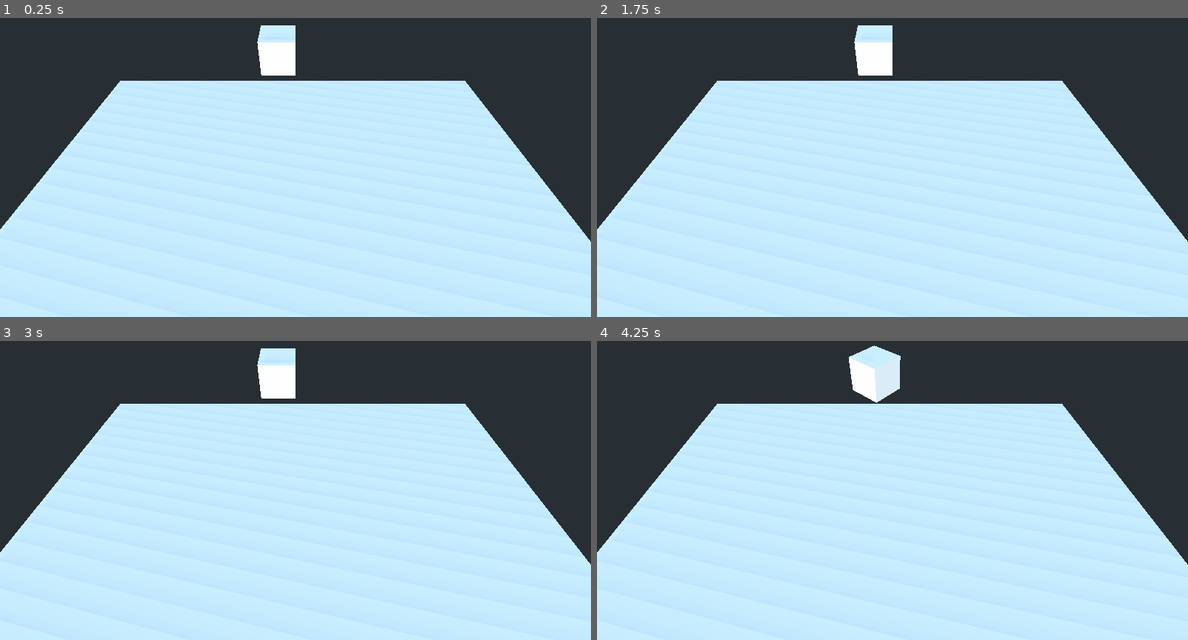
Above: before the commit, frames 1-4 (two rows, left to right).
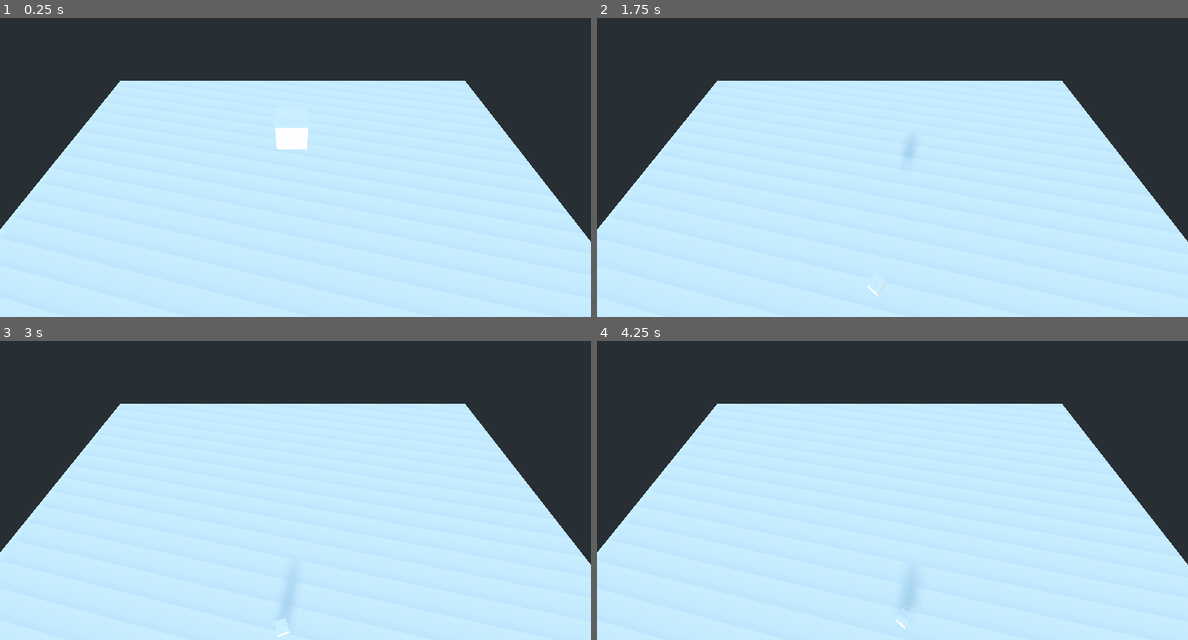
Above: after the commit, the same moments.

Repository: HelmetBugg/BioTank
Game: Godot game, scene res://Main.tscn
The game is run twice, just before and just after one commit, with the same random seed, the same clock (stepped at 60 frames per second) and the same inputs.
Inputs:
- Up to frame 1 (0.25 s): no input
- Up to frame 2 (1.75 s): hold D (turn_right) 0.53-1.28 s; hold S (reverse) from 1.28 s (still down)
- Up to frame 3 (3 s): release S (reverse) at 2.03 s; hold D (turn_right) 2.03-2.78 s; hold W (forward) from 2.78 s (still down)
- Up to frame 4 (4.25 s): release W (forward) at 3.53 s; hold A (turn_left) from 3.53 s (still down)

The runs differ from the first frame. In frame 1, 1.4% of the frame differs, in the area x 43-53%, y 2-44%; in frame 2, 1.1%; in frame 3, 1.1%; in frame 4, 1.4%.

Commit message:
found a tutorial that fixed all of our problems

Diff:
--- a/Main.tscn
+++ b/Main.tscn
@@ -20,7 +20,7 @@
 mesh = SubResource( 2 )
 
 [node name="Player" parent="." instance=ExtResource( 1 )]
-transform = Transform( 1, 0, 0, 0, 1, 0, 0, 0, 1, 0, 5.45356, 0 )
+transform = Transform( 1, 0, 0, 0, 1, 0, 0, 0, 1, 0.374476, 3.59282, 0.953744 )
 
 [node name="Camera" type="Camera" parent="."]
 transform = Transform( 1, 0, 0, 0, 0.660631, 0.750711, 0, -0.750711, 0.660631, 0.490927, 9.01541, 6.72495 )
--- a/Player.gd
+++ b/Player.gd
@@ -1,26 +1,25 @@
 extends KinematicBody
 
-export var speed = 14
-export var fall_acceleration = 75
+export var gravity = Vector3.DOWN * 10
+export var speed = 4
+export var rot_speed = 0.85
+
 var velocity = Vector3.ZERO
 
 func _physics_process(delta):
+	velocity += gravity * delta
+	get_input(delta)
+	velocity = move_and_slide(velocity, Vector3.UP)
 
-	var direction = Vector3.ZERO
+func get_input(delta):
+	var vy = velocity.y
+	velocity = Vector3.ZERO
+	if Input.is_action_pressed("forward"):
+		velocity += -transform.basis.z * speed
+	if Input.is_action_pressed("reverse"):
+		velocity += transform.basis.z * speed
 	if Input.is_action_pressed("turn_right"):
-		rotate_y(deg2rad(1))
+		rotate_y(-rot_speed * delta)
 	if Input.is_action_pressed("turn_left"):
-		rotate_y(deg2rad(-1))
-	if Input.is_action_pressed("forward"):
-		direction.z += 1
-	if Input.is_action_pressed("reverse"):
-		direction.z -= 1
-	if direction != Vector3.ZERO:
-		direction = direction.normalized()
-		$Pivot.look_at(translation + direction, Vector3.UP)
-
-	#velocity.x = direction.x * speed
-	#velocity.z = direction.z * speed
-	velocity.y -= fall_acceleration * delta
-	velocity += Vector3(sin(rotation.y),0,cos(rotation.y))
-	#velocity = move_and_slide(velocity, Vector3.UP)
+		rotate_y(rot_speed * delta)
+	velocity.y = vy
